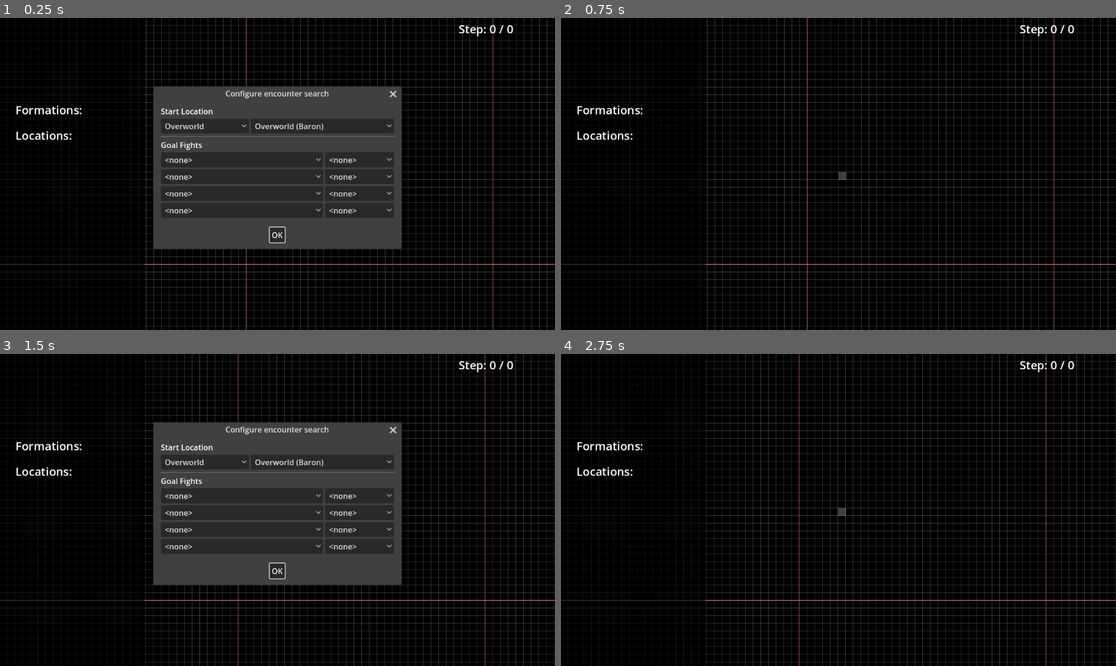
Above: before the commit, frames 1-4 (two rows, left to right).
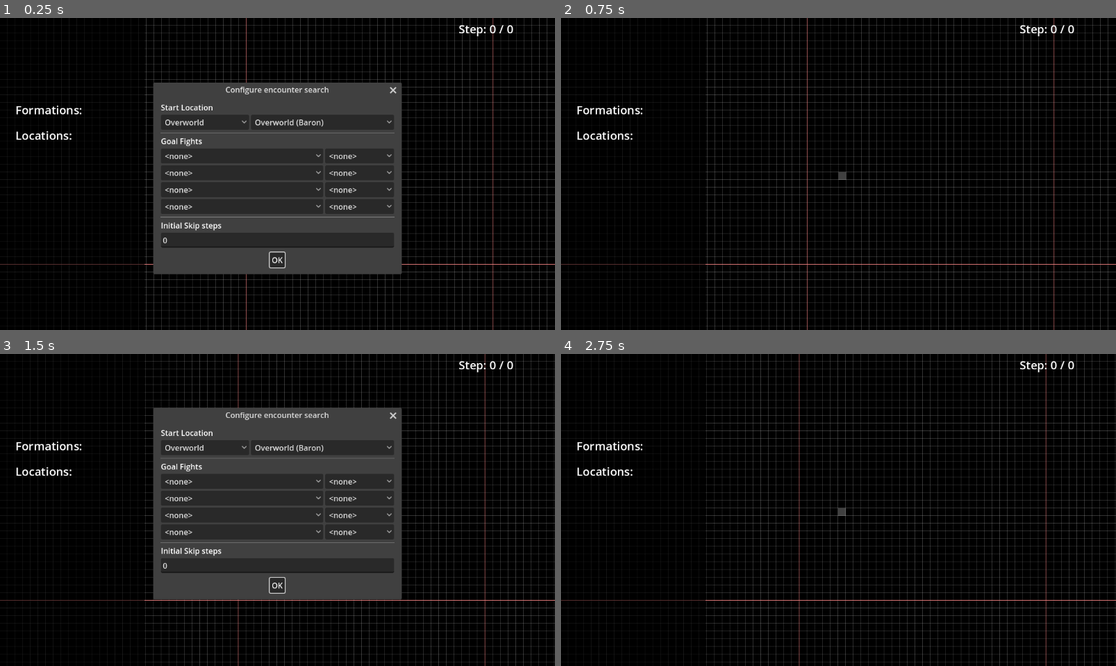
Above: after the commit, the same moments.

Repository: Apjjm/EncounterTool
Game: Godot game, scene res://main.tscn
The game is run twice, just before and just after one commit, with the same random seed, the same clock (stepped at 60 frames per second) and the same inputs.
Inputs:
- Up to frame 1 (0.25 s): no input
- Up to frame 2 (0.75 s): click "OK" at 0.5 s
- Up to frame 3 (1.5 s): tap Enter at 1.25 s; hold D (right) from 1.28 s (still down); tap M (add_info) at 1.35 s
- Up to frame 4 (2.75 s): release D (right) at 2 s; click "OK" at 2 s

The runs differ from the first frame. In frame 1, 6.2% of the frame differs, in the area x 27-73%, y 20-83%; in frame 2, nothing differs; in frame 3, 6.0%; in frame 4, nothing differs.

Commit message:
handle skipping steps and add chart for warlocks from b7 save point

Diff:
--- a/EncounterSearchDialog.gd
+++ b/EncounterSearchDialog.gd
@@ -17,6 +17,7 @@
 var _end_location2
 var _end_location3
 var _end_location4
+var _skip_steps
 
 func _ready() -> void:
 	rosa_data.ensure_loaded()
@@ -30,6 +31,7 @@
 	_end_location2 = get_node("./VBoxContainer/F2/GoalLocation")
 	_end_location3 = get_node("./VBoxContainer/F3/GoalLocation")
 	_end_location4 = get_node("./VBoxContainer/F4/GoalLocation")
+	_skip_steps = get_node("./VBoxContainer/SK1")
 
 	_fight1.add_item("<none>")
 	_fight2.add_item("<none>")
@@ -119,13 +121,17 @@
 
 	return null
 
+func _get_steps_to_skip() -> int:
+	return _skip_steps.get_text().to_int()
+
 func _calc_step_data(start: OptionButton, goal: OptionButton, fight: OptionButton) -> Array:
 	var start_map = _get_map_from_optionbutton(start)
 	var goal_map = _get_map_from_optionbutton(goal)
 	var goal_fight = _get_encounter_from_optionbutton(fight)
+	var skip_steps = _skip_steps.get_text().to_int()
 
 	if start_map != null && goal_map != null && goal_fight != null:
-		return MapWalker.find_encounter_steps(rosa_data, start_map, goal_map, goal_fight.number)
+		return MapWalker.find_encounter_steps(rosa_data, start_map, goal_map, goal_fight.number, skip_steps)
 
 	return []
 
--- a/EncounterSearchDialog.tscn
+++ b/EncounterSearchDialog.tscn
@@ -6,7 +6,7 @@
 [node name="Control" type="AcceptDialog"]
 title = "Configure encounter search"
 initial_position = 2
-size = Vector2i(500, 300)
+size = Vector2i(500, 316)
 visible = true
 script = ExtResource("1_0spdc")
 rosa_data = ExtResource("2_ge13l")
@@ -15,7 +15,7 @@
 offset_left = 8.0
 offset_top = 8.0
 offset_right = 492.0
-offset_bottom = 251.0
+offset_bottom = 267.0
 
 [node name="Ls" type="Label" parent="VBoxContainer"]
 layout_mode = 2
@@ -92,6 +92,17 @@
 layout_mode = 2
 size_flags_horizontal = 3
 
+[node name="HSeparator2" type="HSeparator" parent="VBoxContainer"]
+layout_mode = 2
+
+[node name="Skip" type="Label" parent="VBoxContainer"]
+layout_mode = 2
+text = "Initial Skip steps"
+
+[node name="SK1" type="LineEdit" parent="VBoxContainer"]
+layout_mode = 2
+text = "0"
+
 [connection signal="confirmed" from="." to="." method="_on_confirmed"]
 [connection signal="item_selected" from="VBoxContainer/S1/Type" to="." method="_on_type_item_selected"]
 [connection signal="item_selected" from="VBoxContainer/F1/Fight" to="." method="_on_fight1_item_selected"]
--- a/MapWalker.gd
+++ b/MapWalker.gd
@@ -25,7 +25,7 @@
 				return e
 		return -1
 
-static func find_encounter_steps(data: RosaData, start_map: RosaData.Map, goal_map: RosaData.Map, goal_encounter_id: int) -> Array:
+static func find_encounter_steps(data: RosaData, start_map: RosaData.Map, goal_map: RosaData.Map, goal_encounter_id: int, skip_steps: int = 0) -> Array:
 	var start_formations = data.get_encounters_for_map(start_map)
 	var goal_formations = data.get_encounters_for_map(goal_map)
 	if start_formations.size() != 8:
@@ -38,7 +38,7 @@
 
 	var encounters = []
 	for s in range(256):
-		var encounter = _find_encounter_for_seed(s, start_map, goal_map, start_formations, goal_formations, goal_encounter_id)
+		var encounter = _find_encounter_for_seed(s, start_map, goal_map, start_formations, goal_formations, goal_encounter_id, skip_steps)
 		encounters.push_back(encounter)
 
 	_log_encounters_per_seed(encounters, start_map, goal_map, goal_encounter_id)
@@ -103,7 +103,7 @@
 
 	return result
 
-static func _flatten_groups_by_unambig_num_encounters_needed(groups: Array, step: int) -> Array:
+static func _flatten_groups_by_unambig_num_encounters_needed(groups: Array, _step: int) -> Array:
 	var result = []
 
 	for group in groups:
@@ -152,11 +152,16 @@
 
 	return result
 
-static func _find_encounter_for_seed(initial_seed: int, start_map: RosaData.Map, goal_map: RosaData.Map, start_formations: Array, goal_formations: Array, goal_encounter_id: int) -> FoundEncounter:
+static func _find_encounter_for_seed(initial_seed: int, start_map: RosaData.Map, goal_map: RosaData.Map, start_formations: Array, goal_formations: Array, goal_encounter_id: int, skip_steps: int) -> FoundEncounter:
 	var stepper = RosaStepper.new(start_map.rate, initial_seed)
 	var result = FoundEncounter.new()
 	result.start_map = start_map
 	result.goal_map = goal_map
+
+	# Sometimes we might want to emulate walking off a save point or out of a town / save room
+	# We can't just ignore the first N steps normally, because later steps assume we havent hit an encounter yet.
+	for s in range(skip_steps):
+		stepper.step()
 
 	for f in goal_formations:
 		if f.number == goal_encounter_id:
Binary file added: .examples/lst-warlock.png
Binary file changed: .examples/mysidia-macgiant.png
Not shown, changed: .examples/readme.md
